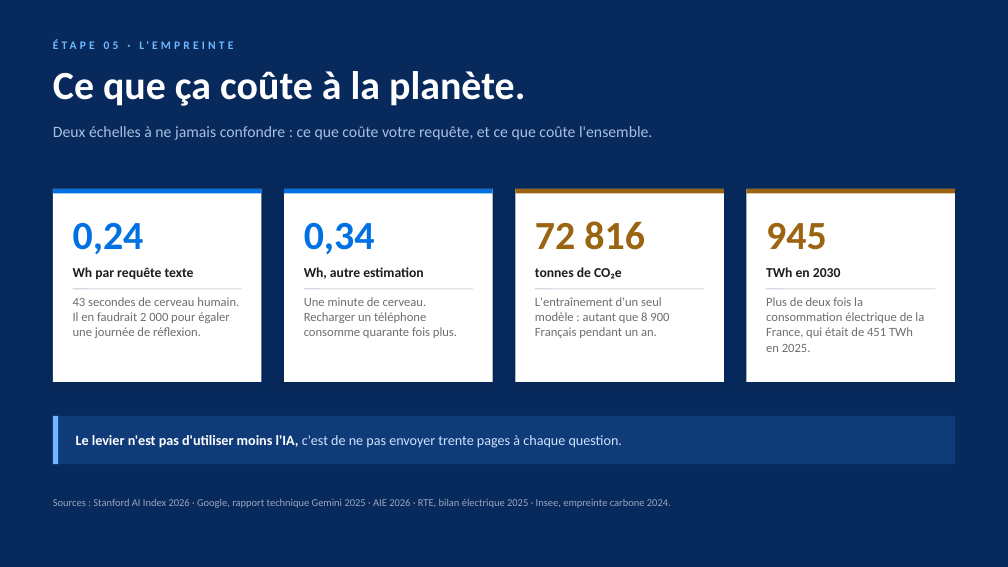
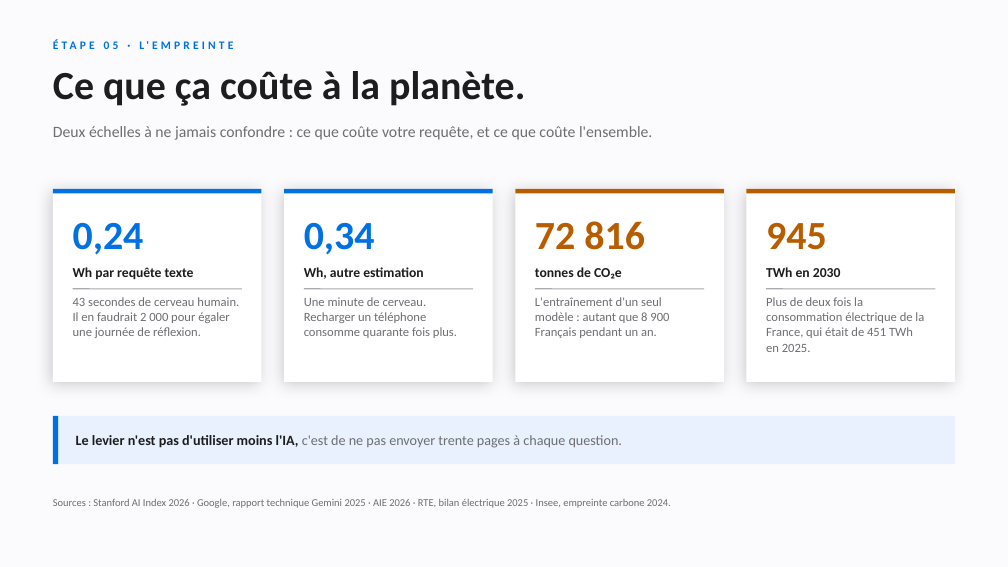
Before and after one commit to benoit-sigwald/training, a slide deck: slide 5 of slides/Genese-de-l-IA.pptx. Drawn at 1008x567 pixels with LibreOffice and Linux fonts; fonts in the diff are those of the drawing. Boxes give left, top, right and bottom in pixels: in the first picture for what was removed or moved away, otherwise in the second. Text is boxed around its words. In the diff, an @@ line names an element or a change of style, - is before the commit and + after.

```diff
--- a/slides/Genese-de-l-IA.pptx
+++ b/slides/Genese-de-l-IA.pptx
@@ background #07295C to #FBFBFD @@
@@ text "ÉTAPE 05 · L'EMPREINTE" at box(139, 41, 607, 508): text colour #6FB8FF to #0071E3 @@
@@ text "Ce que ça coûte à ..." at box(53, 71, 525, 106): text colour #FFFFFF to #1D1D1F @@
@@ text "Deux échelles à ne jamais ..." at box(53, 126, 652, 140): text colour #A9BFE0 to #6E6E73 @@
@@ rectangle at box(516, 189, 724, 194): fill #9A6410 to #B85C00 @@
@@ text "72 816" at box(535, 221, 645, 250): text colour #9A6410 to #B85C00 @@
@@ shadow changed in 4 elements at box(53, 189, 262, 382), box(284, 189, 493, 382), box(516, 189, 724, 382), box(746, 189, 955, 382) @@
@@ rectangle at box(746, 189, 955, 194): fill #9A6410 to #B85C00 @@
@@ text "945" at box(766, 223, 827, 250): text colour #9A6410 to #B85C00 @@
@@ line (73, 289) - (242, 289): stroke #D3D9E4 1 pt to #A9A9AF 1 pt @@
@@ line (304, 289) - (473, 289): stroke #D3D9E4 1 pt to #A9A9AF 1 pt @@
@@ line (535, 289) - (704, 289): stroke #D3D9E4 1 pt to #A9A9AF 1 pt @@
@@ line (766, 289) - (935, 289): stroke #D3D9E4 1 pt to #A9A9AF 1 pt @@
@@ rectangle at box(53, 416, 955, 464): fill #0F3B78 to #E8F1FD @@
@@ rectangle at box(53, 416, 58, 464): fill #6FB8FF to #0071E3 @@
@@ text "Le levier n'est pas d'utiliser ..." at box(76, 435, 622, 448): text colour #FFFFFF to #1D1D1F in "Le levier n'est pas d'utiliser moins l'IA,"; text colour #CDE3FF to #6E6E73 in "c'est de ne pas envoyer trente pages ..." @@
@@ text "Sources : Stanford AI Index ..." at box(53, 499, 671, 508): text colour #9AA6BC to #6E6E73 @@
```
Also in this commit, not shown: 5 other slides changed, 3 other files.
